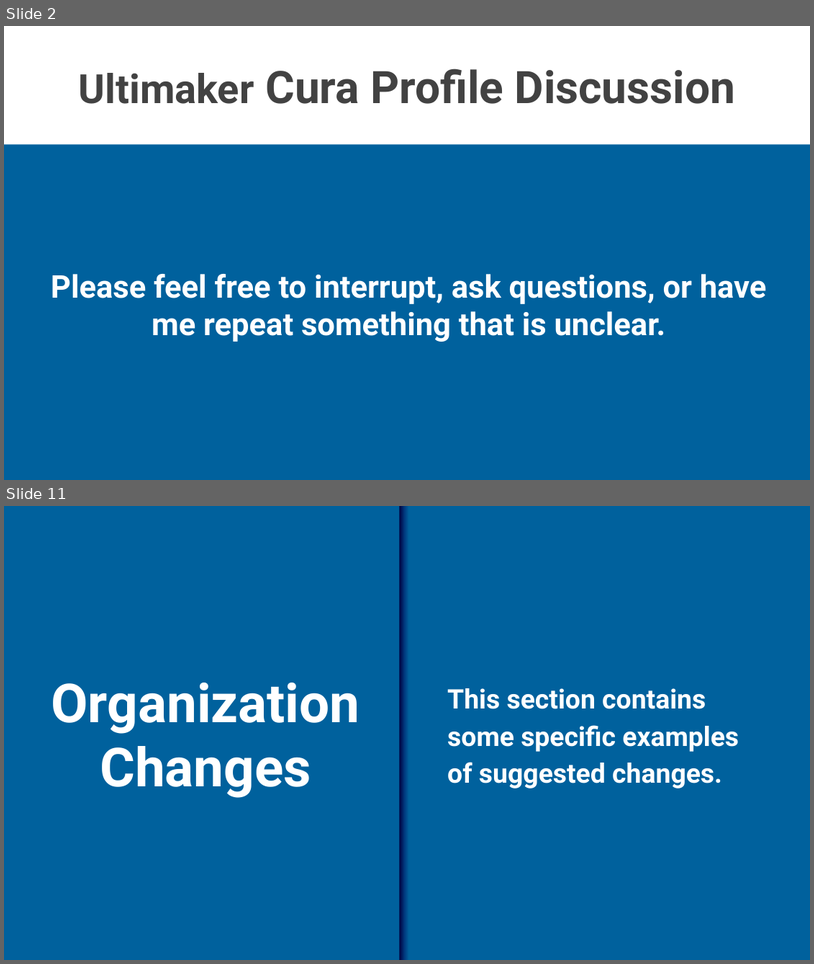
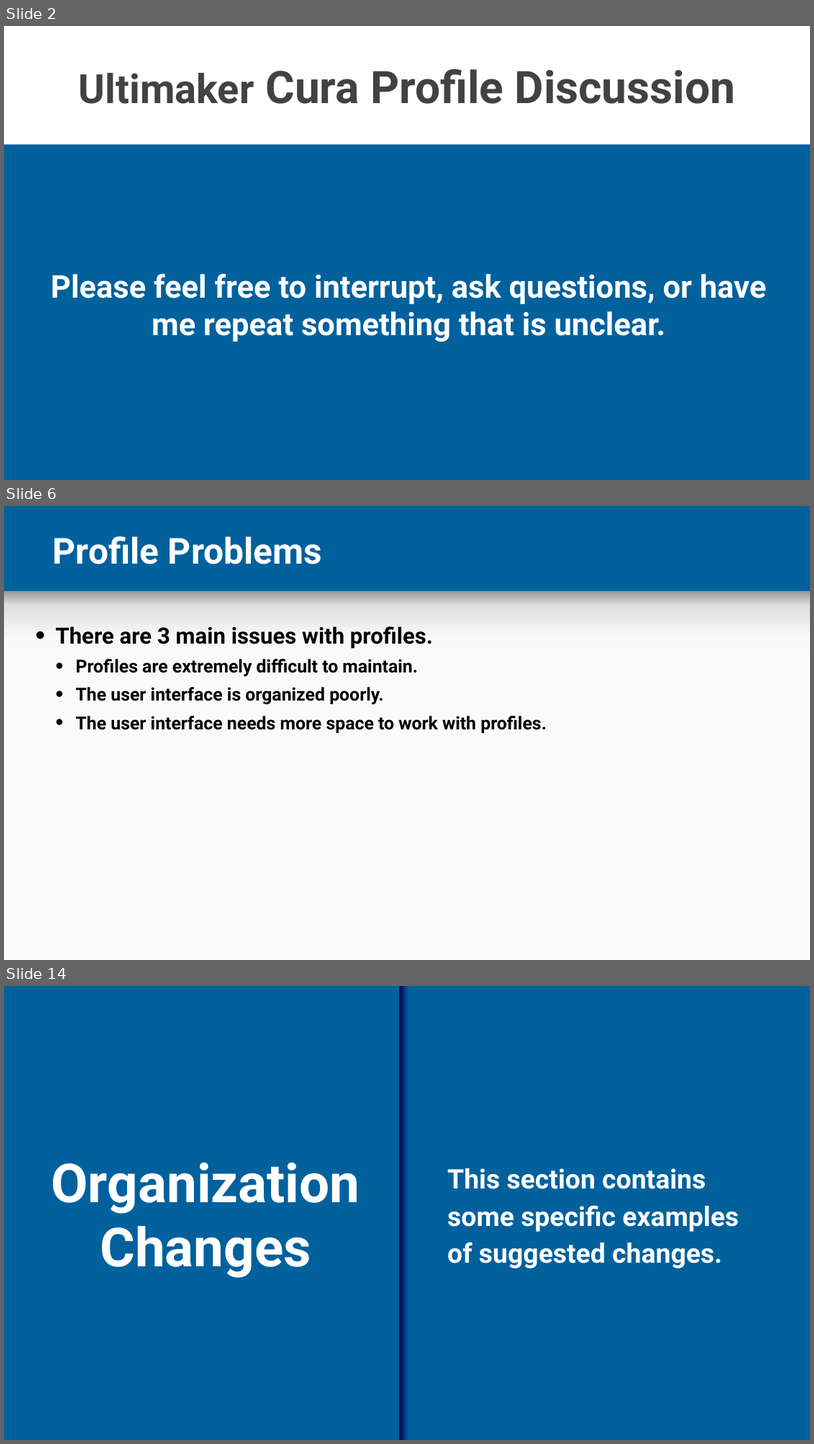
Before and after one commit to lendres/Cura-UI-Example, a slide deck: Documentation and Notes/Cura Profiles.pptx. Shown one above the other, each under a label of ours: slides 2 and 11 before the commit, slides 2, 6 and 14 after it; the slides between them are not shown. The pictures are 814x964 and 814x1444 pixels, drawn with LibreOffice and Linux fonts; fonts in the diff are those of the drawing; background and template pictures are left out. Boxes give left, top, right and bottom in pixels: in the first picture for what was removed or moved away, otherwise in the second. Text is boxed around its words. In the diff, an @@ line names an element or a change of style, - is before the commit and + after.

```diff
--- a/Documentation and Notes/Cura Profiles.pptx
+++ b/Documentation and Notes/Cura Profiles.pptx
@@ slide 6 added at bbox=[4, 506, 810, 960], background #00619D @@
@@ title added at bbox=[53, 536, 322, 564], 32 pt, text #FFFFFF, bold @@
+Profile Problems
@@ rectangle added at bbox=[4, 591, 810, 664], fill gradient #F9F9F9 to #DEDEDE to #999999 @@
@@ text added at bbox=[56, 626, 547, 733], 16 pt, text #000000, bold @@
+• There are 3 main issues with profiles.
+  • Profiles are extremely difficult to maintain.
+  • The user interface is organized poorly.
+  • The user interface needs more space to work with profiles.
@@ rectangle added at bbox=[4, 654, 810, 959], fill #FAFAFA @@
@@ what was slide 11 is now slide 14 @@
```
Also in this commit, not shown: 1 slide changed, 9 other slides added, 4 slides removed, 32 other files.
